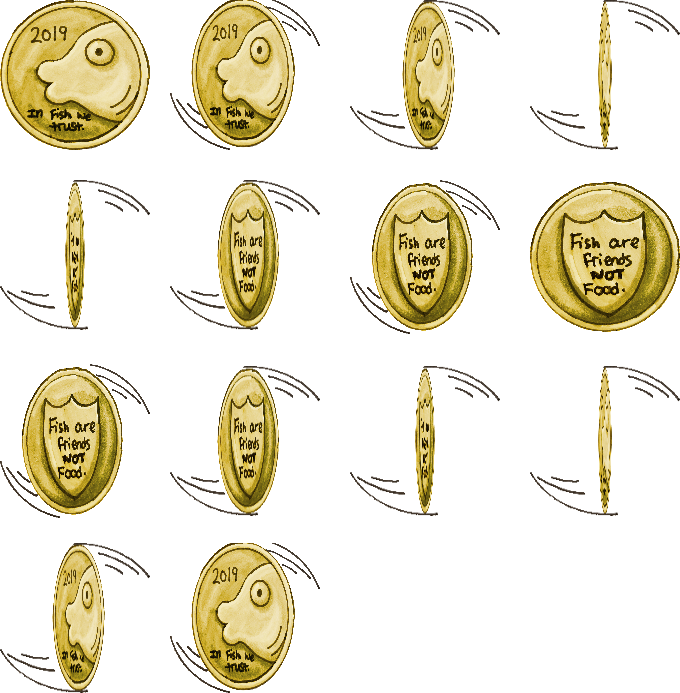
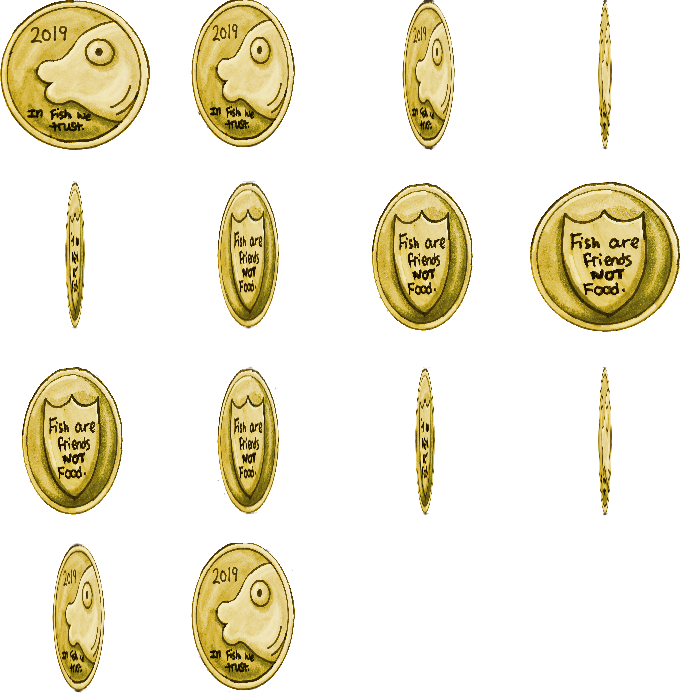
Before/after of a 680x693 layered artwork. What changed in the layer stack:
painted on "front 22" over [0, 0, 680, 693]
removed layer "front 33" over [0, 543, 150, 693]
removed layer "front 44" over [530, 366, 680, 516]
removed layer "back 44" over [350, 366, 500, 516]
removed layer "back 33" over [170, 366, 320, 516]
removed layer "back 22" over [0, 364, 150, 518]
removed layer "back 2" over [350, 180, 500, 334]
removed layer "back 3" over [170, 180, 320, 330]
removed layer "back 4" over [0, 180, 150, 330]
removed layer "front 4" over [530, 0, 680, 150]
removed layer "front 3" over [350, 0, 500, 150]
removed layer "front 2" over [170, 0, 320, 150]
